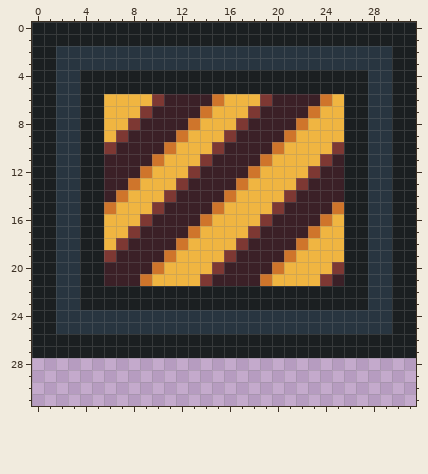
Edited in one commit: pixel-art sprite (textures/piston_housing.png). The picture above was drawn from the file before the commit.
The file is 32x32 pixels. The old version is drawn lined up with the new one.
Now the later version:
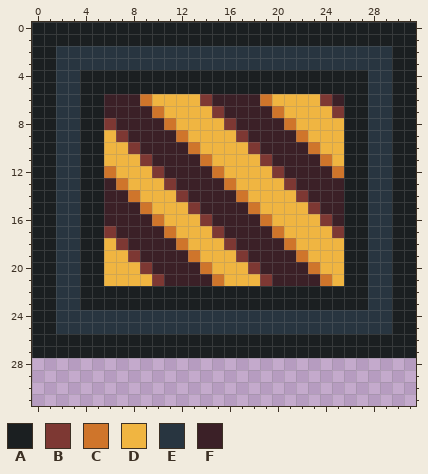
Palette (. is transparent): A #1b1f21  B #7d3833  C #cf752b  D #f0b541  E #283540  F #3b2027
Changes in this commit:
whole drawing moved by +0,-4 (the old picture is shown already moved)
The edit turns colour C into colour B in row 6 at x 24; in row 11 at x 19; in row 16 at x 14 and 24; in row 21 at x 19.
The edit turns colour D into colour B in row 7 at x 15 and 25; in row 8 at x 6 and 16; in row 12 at x 10 and 20; in row 13 at x 11 and 21; in row 17 at x 6, 15 and 25; in row 18 at x 16.
The edit turns colour D into colour B in row 21 at x 10.
The edit turns colour F into colour B in row 6 at x 14; in row 9 at x 17; in row 10 at x 8 and 18; in row 11 at x 9; in row 14 at x 12 and 22; in row 15 at x 13 and 23.
The edit turns colour F into colour B in row 19 at x 8 and 17; in row 20 at x 9 and 18.
The edit turns colour B into colour C in row 6 at x 19; in row 11 at x 14 and 24; in row 16 at x 19; in row 21 at x 24.
The edit turns colour D into colour C in row 6 at x 9; in row 9 at x 22; in row 10 at x 13 and 23; in row 14 at x 8 and 17; in row 15 at x 9 and 18; in row 19 at x 13 and 22.
The edit turns colour D into colour C in row 20 at x 14 and 23.
The edit turns colour F into colour C in row 7 at x 10 and 20; in row 8 at x 11 and 21; in row 12 at x 6, 15 and 25; in row 13 at x 7 and 16; in row 16 at x 10; in row 17 at x 11 and 20.
The edit turns colour F into colour C in row 18 at x 21; in row 21 at x 15.
The edit turns colour B into colour D in row 6 at x 10; in row 9 at x 16; in row 10 at x 6, 15 and 25; in row 14 at x 11 and 21; in row 15 at x 10 and 20; in row 19 at x 6 and 16.
The edit turns colour B into colour D in row 20 at x 15 and 25.
The edit turns colour C into colour D in row 7 at x 14 and 23; in row 8 at x 13 and 22; in row 12 at x 9 and 18; in row 13 at x 8 and 17; in row 17 at x 13 and 23; in row 18 at x 22.
The edit turns colour C into colour D in row 21 at x 9.
The edit turns colour F into colour D in row 6 at x 11 to 13 and 20 to 23; in row 7 at x 11 to 13 and 21 to 22; in row 8 at x 12; in row 10 at x 7 and 16 to 17; in row 11 at x 6 to 8, 15 to 18 and 25; in row 12 at x 7 to 8 and 16 to 17.
The edit turns colour F into colour D in row 15 at x 11 to 12 and 21 to 22; in row 16 at x 11 to 13 and 20 to 23; in row 17 at x 12 and 21 to 22; in row 19 at x 7; in row 20 at x 6 to 8 and 16 to 17; in row 21 at x 6 to 8, 16 to 18 and 25.
The edit turns colour B into colour F in row 7 at x 9 and 18; in row 8 at x 8 and 17; in row 12 at x 13 and 23; in row 13 at x 12 and 22; in row 16 at x 9; in row 17 at x 8 and 18.
The edit turns colour B into colour F in row 18 at x 17; in row 21 at x 14.
The edit turns colour C into colour F in row 6 at x 15; in row 9 at x 21; in row 10 at x 11 and 20; in row 11 at x 10; in row 14 at x 7 and 16; in row 15 at x 6, 15 and 25.
The edit turns colour C into colour F in row 19 at x 11 and 21; in row 20 at x 10 and 20.
The edit turns colour D into colour F in row 6 at x 6 to 8, 16 to 18 and 25; in row 7 at x 6 to 8 and 16 to 17; in row 8 at x 7; in row 10 at x 12 and 21 to 22; in row 11 at x 11 to 13 and 20 to 23; in row 12 at x 11 to 12 and 21 to 22.
The edit turns colour D into colour F in row 15 at x 7 to 8 and 16 to 17; in row 16 at x 6 to 8, 15 to 18 and 25; in row 17 at x 7 and 16 to 17; in row 19 at x 12; in row 20 at x 11 to 13 and 21 to 22; in row 21 at x 11 to 13 and 20 to 23.
Changed places in both pictures, as pixel boxes (x1, y1, x2, y2):
changed: (104, 94, 344, 286)
